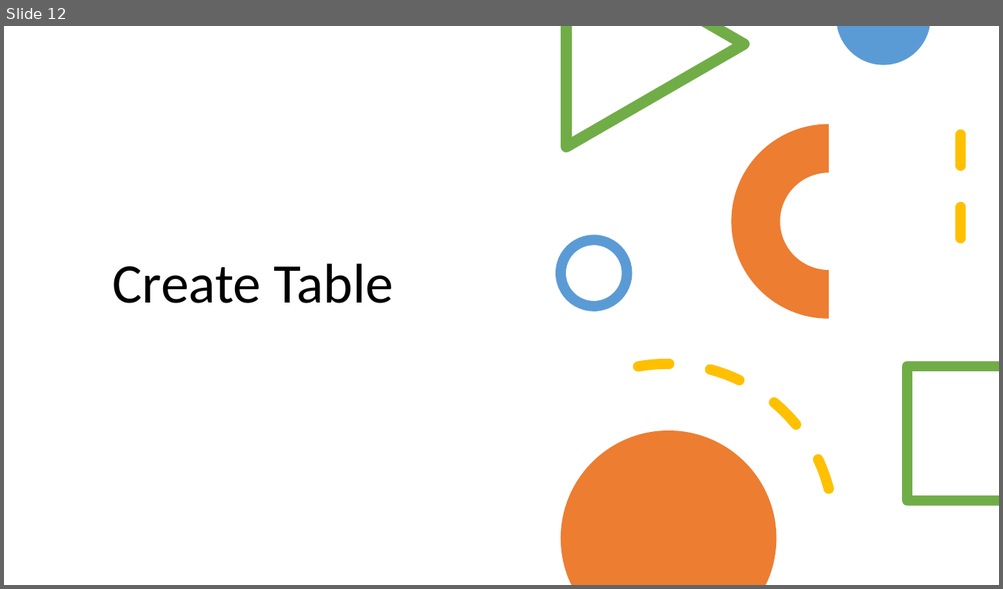
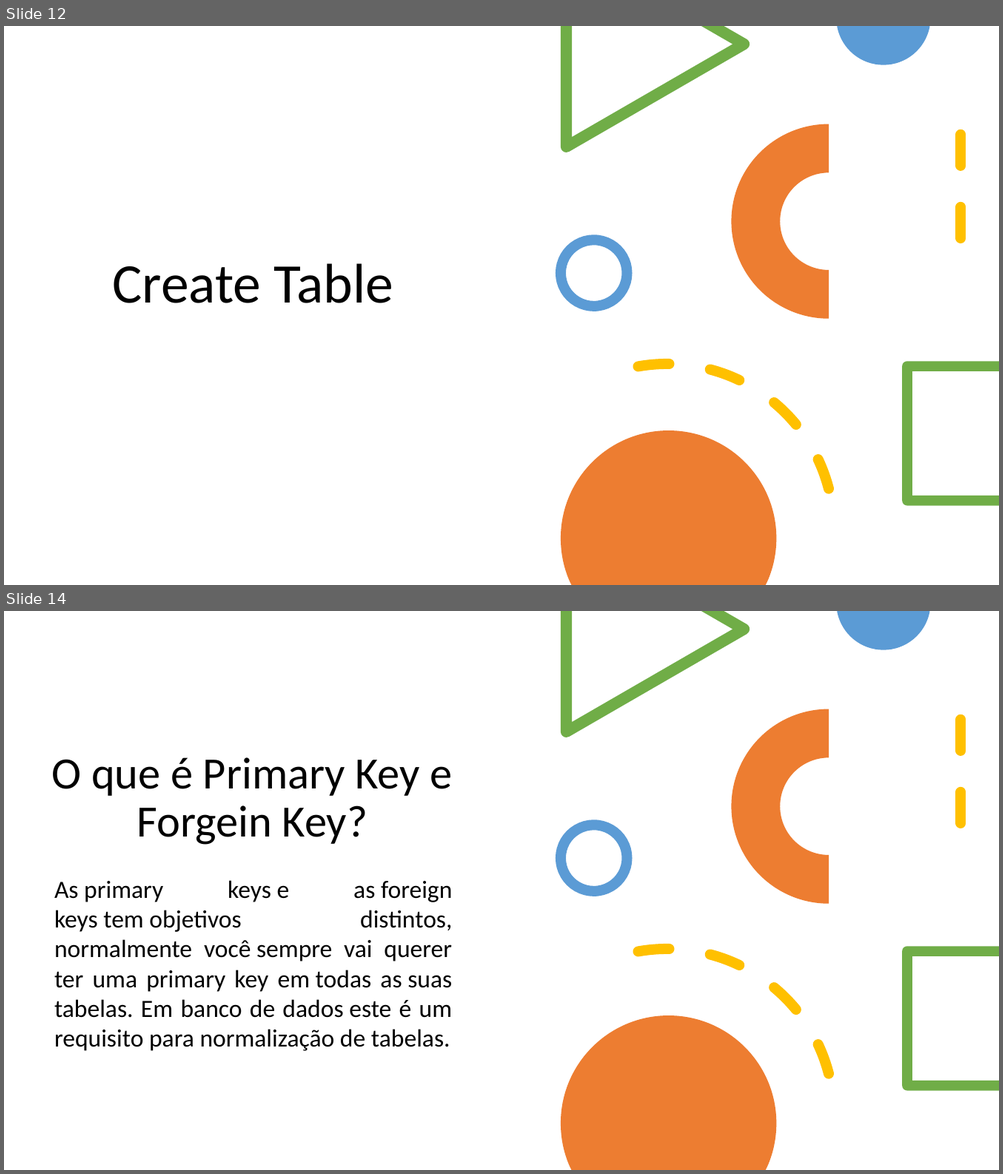
Before and after one commit to jhowjocker/becajava.pptaulasql, a slide deck: PPTSQL.pptx. Shown one above the other, each under a label of ours: slide 12 before the commit, slides 12 and 14 after it; the slides between them are not shown. The pictures are 1003x589 and 1003x1174 pixels, drawn with LibreOffice and Linux fonts; fonts in the diff are those of the drawing. Boxes give left, top, right and bottom in pixels: in the first picture for what was removed or moved away, otherwise in the second. Text is boxed around its words. In the diff, an @@ line names an element or a change of style, - is before the commit and + after.

```diff
--- a/PPTSQL.pptx
+++ b/PPTSQL.pptx
@@ slide 14 added at (4,611,999,1170), background #FFFFFF @@
@@ freeform shape added at (560,611,749,738), fill #70AD47 @@
@@ freeform shape added at (836,611,929,649), fill #5B9BD5 @@
@@ arch (boxed as its full ring) added at (731,709,926,903), fill #ED7D31 @@
@@ line added from (961, 720) to (961, 850), #FFC000 10 pt dashed @@
@@ title added at (51,758,452,845), 43.2 pt, text #000000 @@
+O que é Primary Key e Forgein Key?
@@ ellipse added at (560,825,627,891), outline #5B9BD5 10 pt @@
@@ text added at (54,880,452,1051), 24 pt, text #000000 @@
+As primary keys e as foreign keys tem objetivos distintos, normalmente você sempre vai querer ter uma primary key em todas as suas tabelas. Em banco de dados este é um requisito para normalização de tabelas.
@@ arc (boxed as its full ellipse) added at (474,923,861,1170), outline #FFC000 10 pt dashed @@
@@ freeform shape added at (902,947,999,1091), fill #70AD47 @@
@@ freeform shape added at (560,1016,777,1170), fill #ED7D31 @@
```
Also in this commit, not shown: 1 slide changed, 4 other slides added.
